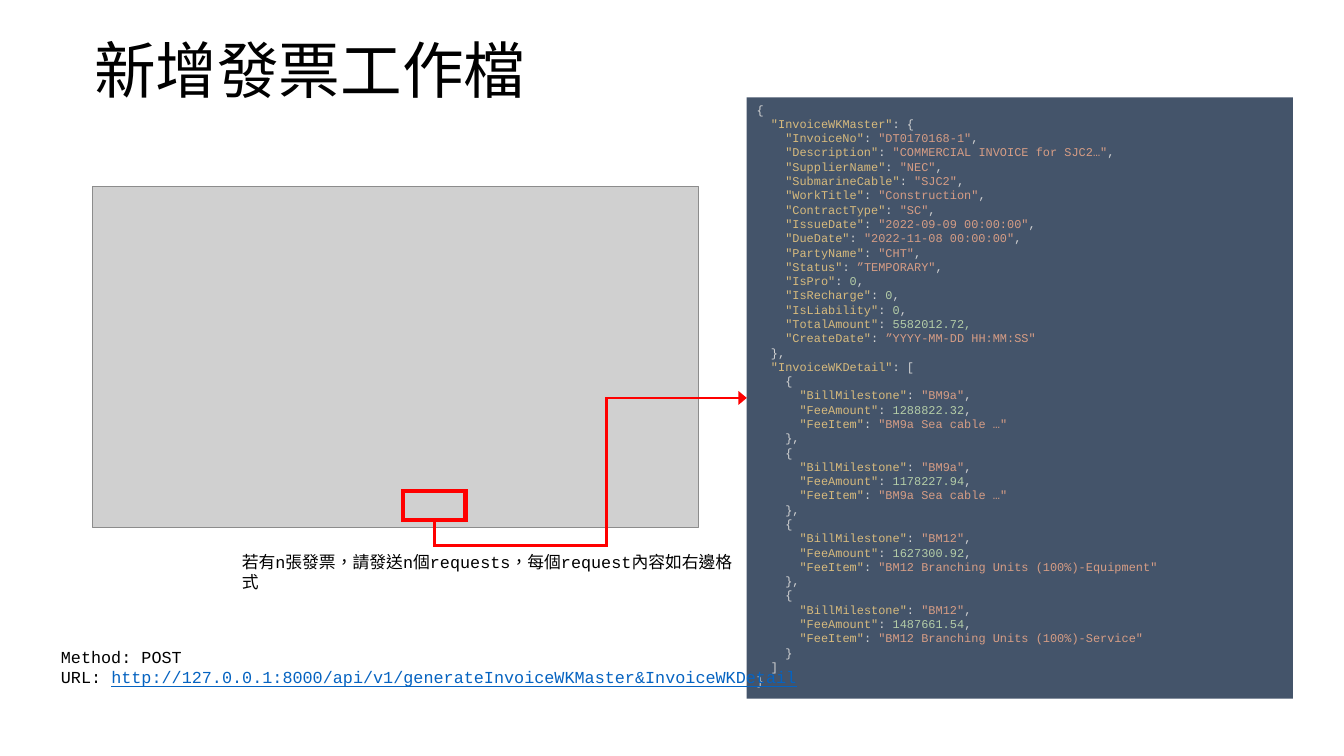
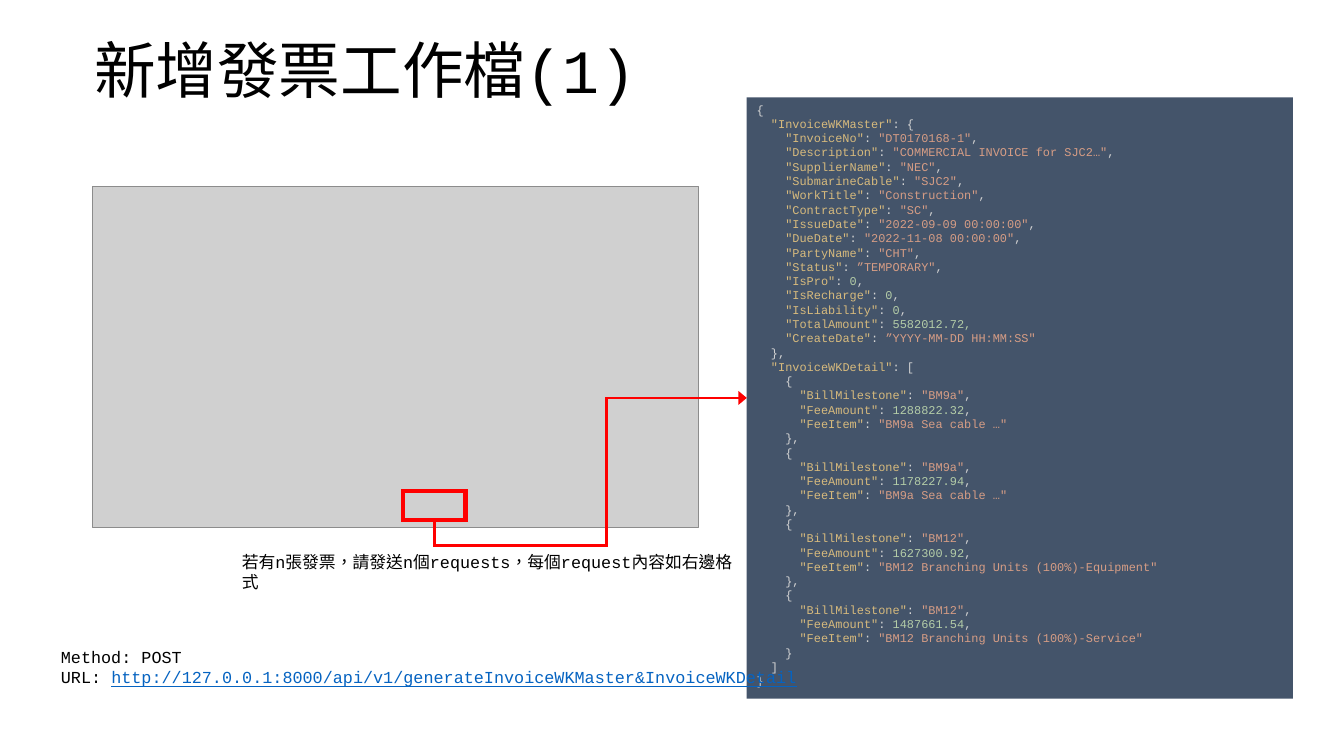
Before and after one commit to appletime81/cbp-sys-api, a slide deck: slide 4 of CBP專案/發票工作主檔&發票工作明細檔API.pptx (slide 2 before the commit). Drawn at 1344x756 pixels with LibreOffice and Linux fonts; fonts in the diff are those of the drawing; grey boxes stand for pictures. Boxes give left, top, right and bottom in pixels: in the first picture for what was removed or moved away, otherwise in the second. Text is boxed around its words. In the diff, an @@ line names an element or a change of style, - is before the commit and + after.

```diff
--- a/CBP專案/發票工作主檔&發票工作明細檔API.pptx
+++ b/CBP專案/發票工作主檔&發票工作明細檔API.pptx
@@ title at [94, 41, 636, 106]: text changed; font Arial to Courier New @@
-新增發票工作檔
+新增發票工作檔(1)
```
Also in this commit, not shown: 2 other slides changed, 3 slides added, 8 other files.
